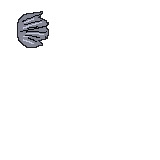
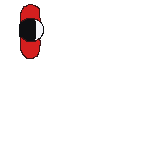
Layer changes from the first 160px x 160px image to the second:
painted on "Layer 0" over [17, 4, 49, 59]
